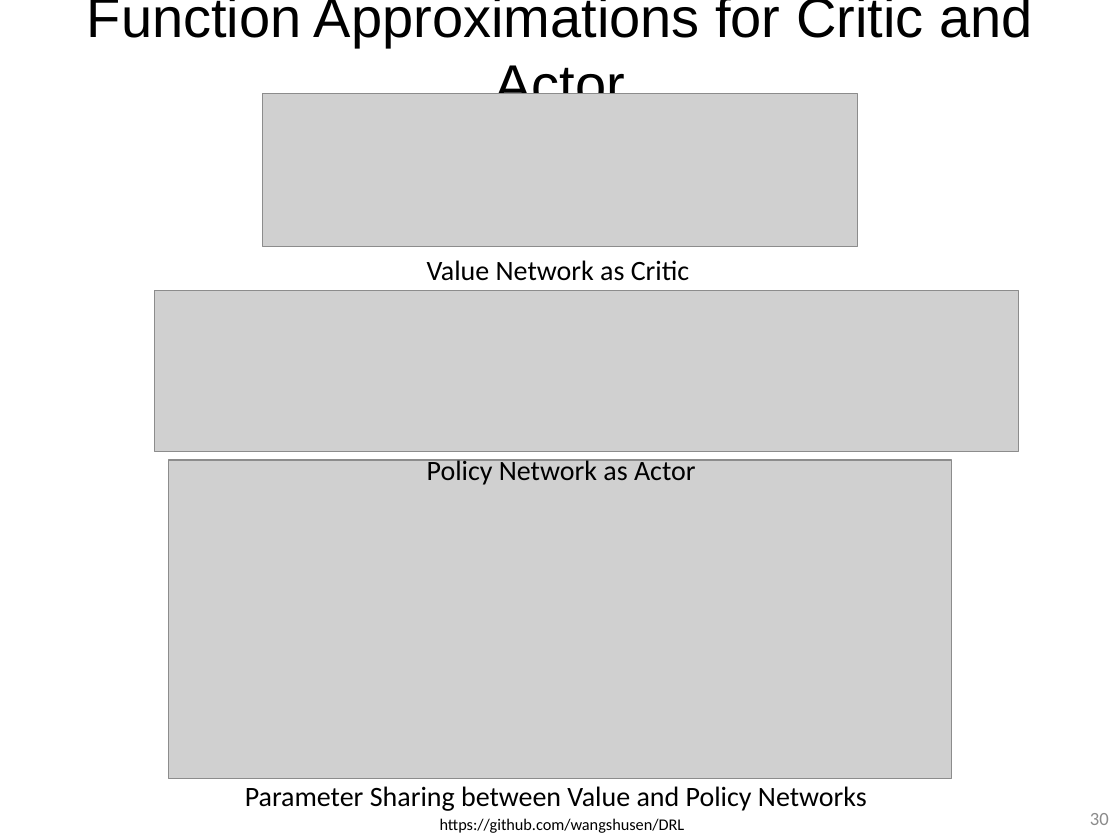
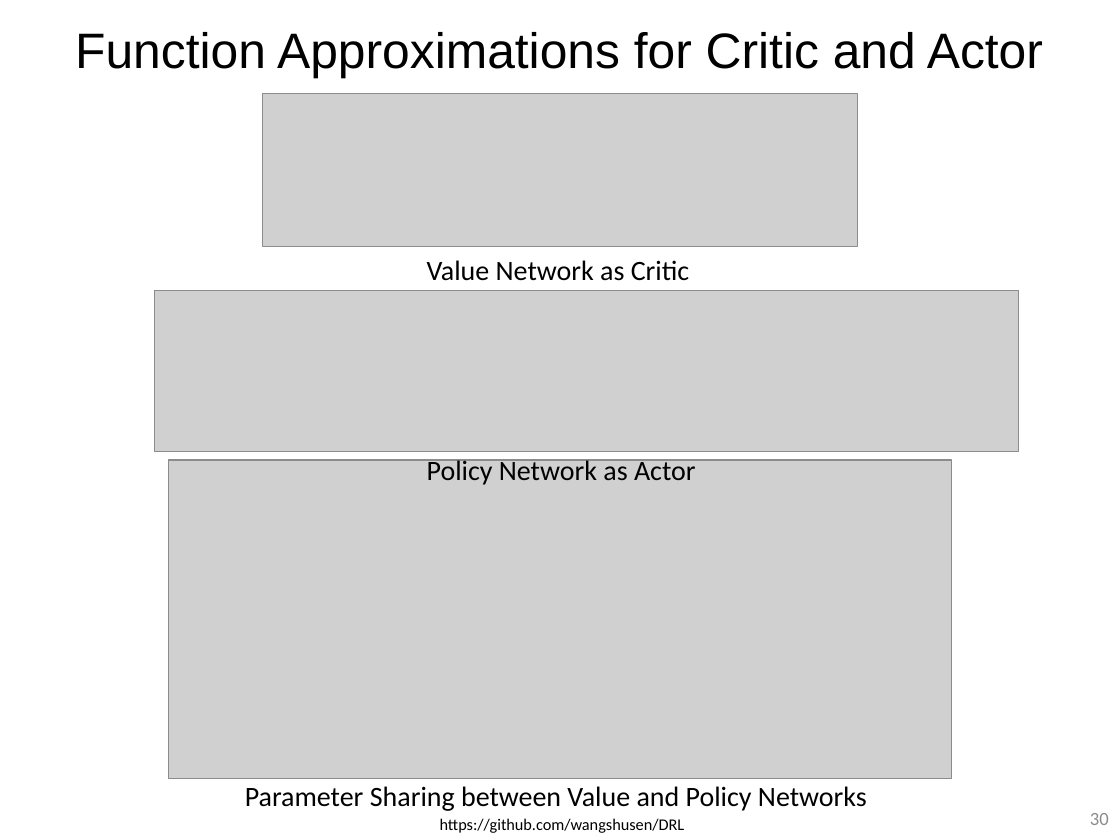
Before and after one commit to guzonghua/saav, a slide deck: slide 30 of PPTs/L7.3 Policy-based RL.pptx. Drawn at 1120x840 pixels with LibreOffice and Linux fonts; fonts in the diff are those of the drawing; grey boxes stand for pictures. Boxes give left, top, right and bottom in pixels: in the first picture for what was removed or moved away, otherwise in the second. Text is boxed around its words. In the diff, an @@ line names an element or a change of style, - is before the commit and + after.

```diff
--- a/PPTs/L7.3 Policy-based RL.pptx
+++ b/PPTs/L7.3 Policy-based RL.pptx
@@ title "Function Approximations for Critic and ..." at box(75, 32, 1043, 79): size 36 to 32 pt @@
```
Also in this commit, not shown: 5 other slides changed, 1 slide added, 1 slide removed, 3 other files.
